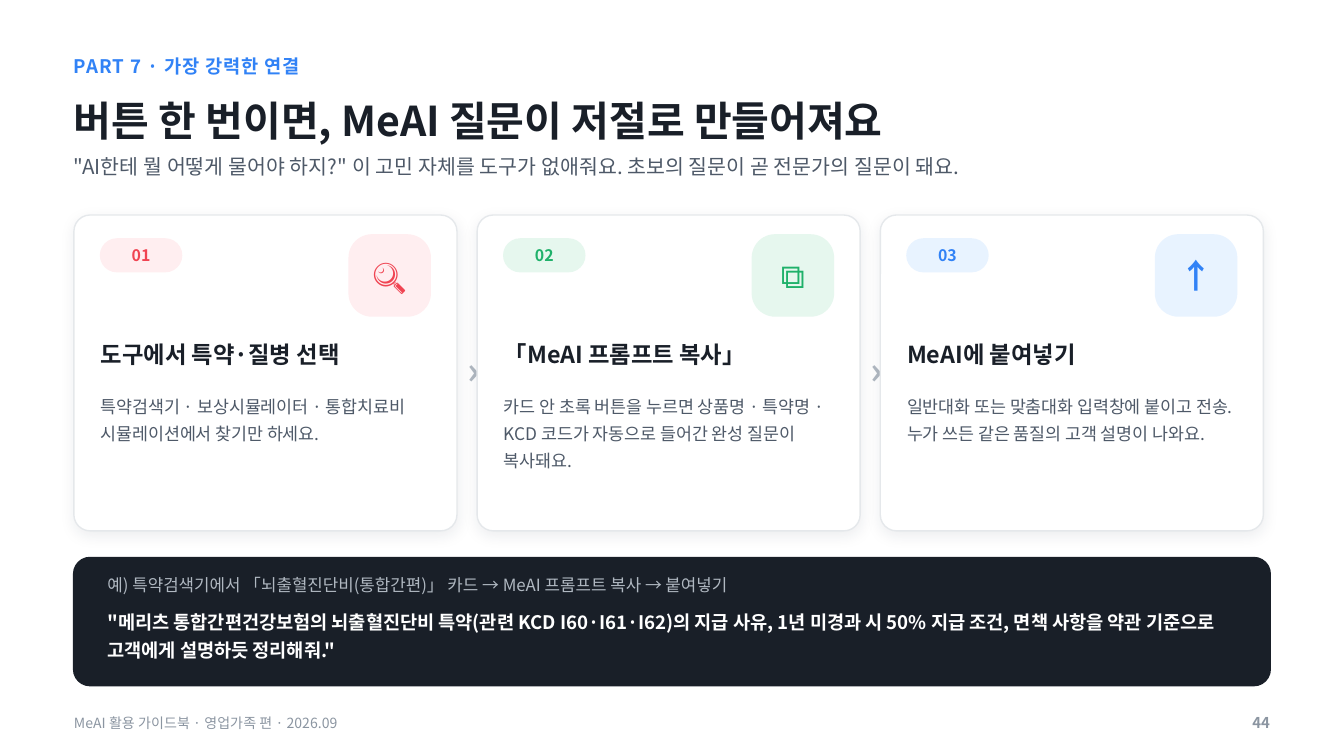
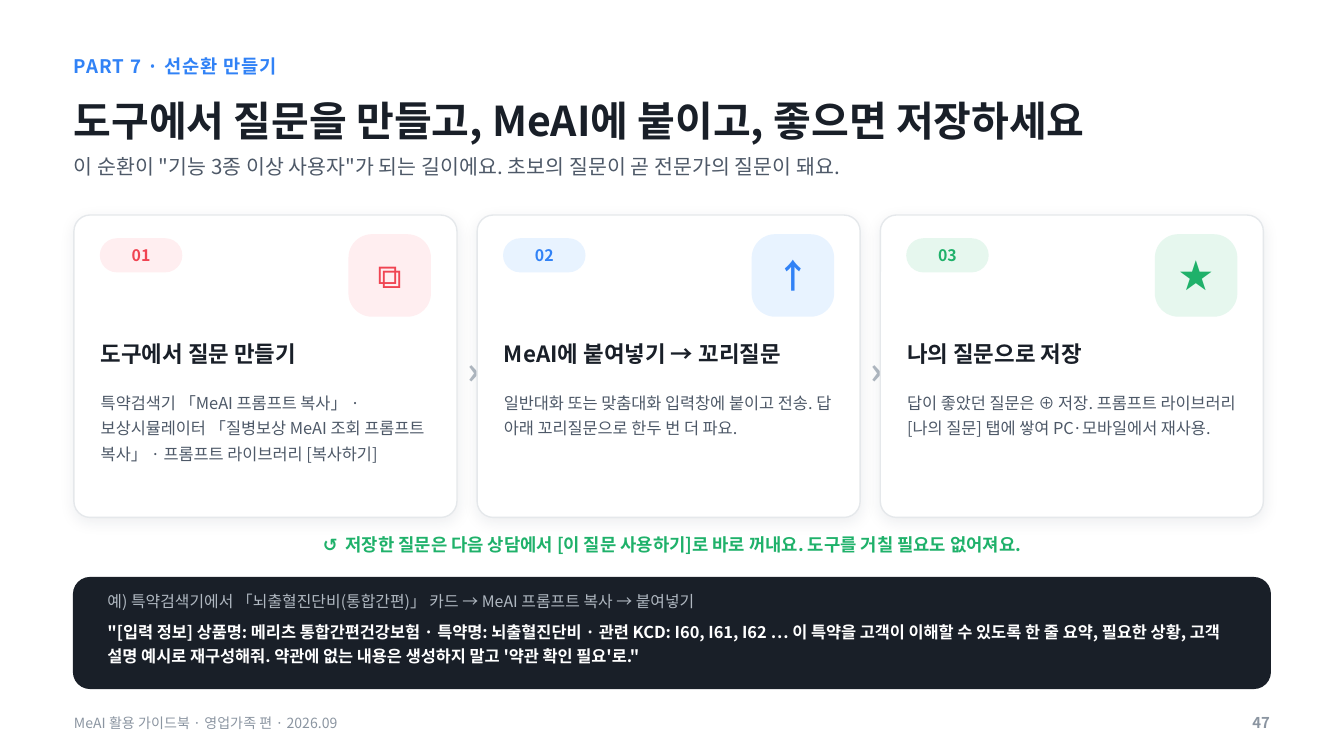
Before and after one commit to hunx11-sys/MeAI, a slide deck: slide 47 of docs/MeAI_활용가이드북_영업가족편_2026.09.pptx (slide 44 before the commit). Drawn at 1344x756 pixels with LibreOffice and Linux fonts; fonts in the diff are those of the drawing. Boxes give left, top, right and bottom in pixels: in the first picture for what was removed or moved away, otherwise in the second. Text is boxed around its words. In the diff, an @@ line names an element or a change of style, - is before the commit and + after.

```diff
--- a/docs/MeAI_활용가이드북_영업가족편_2026.09.pptx
+++ b/docs/MeAI_활용가이드북_영업가족편_2026.09.pptx
@@ text at (74,57,277,75): text changed @@
-PART 7 · 가장 강력한 연결
+PART 7 · 선순환 만들기
@@ text at (74,101,1085,145): text changed @@
-버튼 한 번이면, MeAI 질문이 저절로 만들어져요
+도구에서 질문을 만들고, MeAI에 붙이고, 좋으면 저장하세요
@@ text at (74,157,840,176): text changed @@
-"AI한테 뭘 어떻게 물어야 하지?" 이 고민 자체를 도구가 없애줘요. 초보의 질문이 곧 전문가의 질문이 돼요.
+이 순환이 "기능 3종 이상 사용자"가 되는 길이에요. 초보의 질문이 곧 전문가의 질문이 돼요.
@@ rounded rectangle: place and size @@
-rounded rectangle at (74,215,457,531)
+rounded rectangle at (74,215,457,517)
@@ text at (349,235,430,316): text changed @@
-🔍
+⧉
@@ rounded rectangle: place and size @@
-rounded rectangle at (477,215,860,531)
+rounded rectangle at (477,215,860,517)
@@ text "02" at (535,249,554,261): text colour #1FB16A to #3182F6 @@
@@ rounded rectangle at (504,239,585,271): fill #E6F7EE to #E8F3FF; outline #E6F7EE 1 pt to #E8F3FF 1 pt @@
@@ text at (753,235,833,316): text changed; text colour #1FB16A to #3182F6 @@
-⧉
+↑
@@ rounded rectangle at (753,235,833,316): fill #E6F7EE to #E8F3FF; outline #E6F7EE 1 pt to #E8F3FF 1 pt @@
@@ rounded rectangle: place and size @@
-rounded rectangle at (880,215,1263,531)
+rounded rectangle at (880,215,1263,517)
@@ text "03" at (938,249,957,261): text colour #3182F6 to #1FB16A @@
@@ rounded rectangle at (907,239,988,271): fill #E8F3FF to #E6F7EE; outline #E8F3FF 1 pt to #E6F7EE 1 pt @@
@@ text at (1156,235,1236,316): text changed; text colour #3182F6 to #1FB16A @@
-↑
+★
@@ rounded rectangle at (1156,235,1236,316): fill #E8F3FF to #E6F7EE; outline #E8F3FF 1 pt to #E6F7EE 1 pt @@
@@ text at (101,343,296,364): text changed; size 12.5 to 12 pt @@
-도구에서 특약·질병 선택
+도구에서 질문 만들기
@@ text at (504,343,780,364): text changed; size 12.5 to 12 pt @@
-「MeAI 프롬프트 복사」
+MeAI에 붙여넣기 → 꼬리질문
@@ text at (907,343,1082,364): text changed; size 12.5 to 12 pt @@
-MeAI에 붙여넣기
+나의 질문으로 저장
@@ text at (101,395,424,463): text changed; size 9.3 to 8.8 pt @@
-특약검색기 · 보상시뮬레이터 · 통합치료비 시뮬레이션에서 찾기만 하세요.
+특약검색기 「MeAI 프롬프트 복사」 · 보상시뮬레이터 「질병보상 MeAI 조회 프롬프트 복사」 · 프롬프트 라이브러리 [복사하기]
@@ text at (504,395,831,436): text changed; size 9.3 to 8.8 pt @@
-카드 안 초록 버튼을 누르면 상품명 · 특약명 · KCD 코드가 자동으로 들어간 완성 질문이 복사돼요.
+일반대화 또는 맞춤대화 입력창에 붙이고 전송. 답 아래 꼬리질문으로 한두 번 더 파요.
@@ text at (907,395,1236,437): text changed; size 9.3 to 8.8 pt @@
-일반대화 또는 맞춤대화 입력창에 붙이고 전송. 누가 쓰든 같은 품질의 고객 설명이 나와요.
+답이 좋았던 질문은 ⊕ 저장. 프롬프트 라이브러리 [나의 질문] 탭에 쌓여 PC·모바일에서 재사용.
@@ text added at (346,536,1021,554), 9.5 pt, text #1FB16A, bold @@
+↺ 저장한 질문은 다음 상담에서 [이 질문 사용하기]로 바로 꺼내요. 도구를 거칠 필요도 없어져요.
@@ proportions changed in 4 elements at (74,215,457,517), (477,215,860,517), (880,215,1263,517), (74,578,1270,688) @@
@@ rounded rectangle: place and size @@
-rounded rectangle at (74,558,1270,685)
+rounded rectangle at (74,578,1270,688)
@@ text "예) 특약검색기에서 「뇌출혈진단비(통합간편)」 카드 → ...": place and size @@
-text "예) 특약검색기에서 「뇌출혈진단비(통합간편)」 카드 → ..." at (107,577,727,594)
+text "예) 특약검색기에서 「뇌출혈진단비(통합간편)」 카드 → ..." at (107,593,695,610)
@@ text "예) 특약검색기에서 「뇌출혈진단비(통합간편)」 카드 → ..." at (107,593,695,610): size 9 to 8.5 pt @@
@@ text at (107,622,1220,664): text changed; size 10 to 8.8 pt @@
-"메리츠 통합간편건강보험의 뇌출혈진단비 특약(관련 KCD I60·I61·I62)의 지급 사유, 1년 미경과 시 50% 지급 조건, 면책 사항을 약관 기준으로 고객에게 설명하듯 정리해줘."
+"[입력 정보] 상품명: 메리츠 통합간편건강보험 · 특약명: 뇌출혈진단비 · 관련 KCD: I60, I61, I62 … 이 특약을 고객이 이해할 수 있도록 한 줄 요약, 필요한 상황, 고객 설명 예시로 재구성해줘. 약관에 없는 내용은 생성하지 말고 '약관 확인 필요'로."
@@ text at (1252,717,1270,728): text changed @@
-44
+47
```
Also in this commit, not shown: 14 other slides changed, 4 slides added, 1 slide removed, 1 other file.
